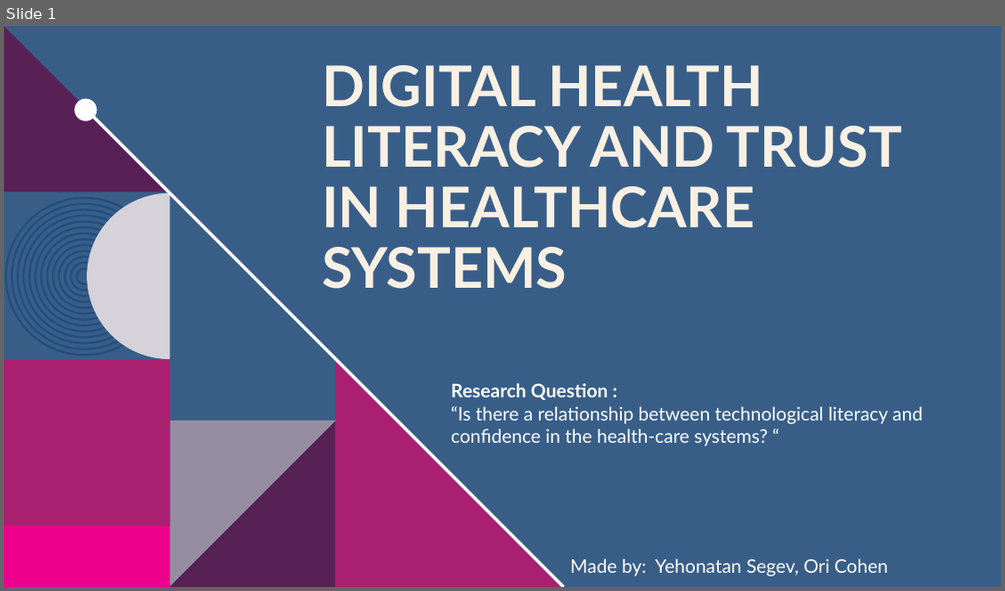
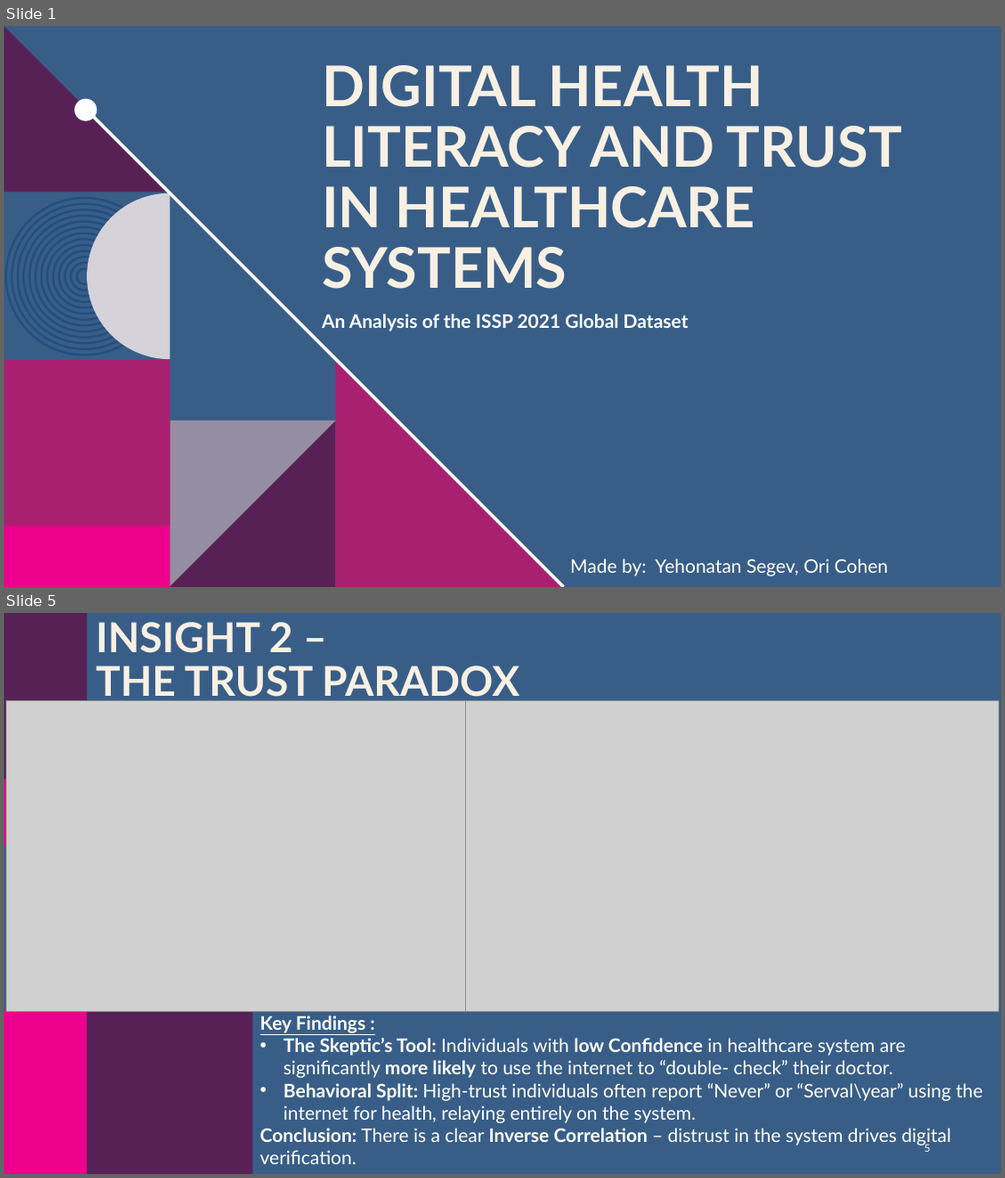
Before and after one commit to yonatanzxc123/ISSP-Health-Data-Analysis, a slide deck: Digital Health Literacy and Trust in Healthcare Systems.pptx. Shown one above the other, each under a label of ours: slide 1 before the commit, slides 1 and 5 after it; the slides between them are not shown. The pictures are 1005x591 and 1005x1178 pixels, drawn with LibreOffice and Linux fonts; fonts in the diff are those of the drawing; grey boxes stand for pictures; background and template pictures are left out. Boxes give left, top, right and bottom in pixels: in the first picture for what was removed or moved away, otherwise in the second. Text is boxed around its words. In the diff, an @@ line names an element or a change of style, - is before the commit and + after.

```diff
--- a/Digital Health Literacy and Trust in Healthcare Systems.pptx
+++ b/Digital Health Literacy and Trust in Healthcare Systems.pptx
@@ slide 5 added at bbox=[4, 613, 1001, 1174], background #385E88 @@
@@ title added at bbox=[96, 622, 519, 704], 39.6 pt, text #F8F0E3, bold @@
+INSIGHT 2 –
+THE TRUST PARADOX
@@ picture added at bbox=[7, 700, 466, 1011] @@
@@ picture added at bbox=[465, 700, 998, 1011] @@
@@ group added at bbox=[4, 613, 87, 1174]: 4 rectangles @@
@@ freeform shape added at bbox=[87, 844, 253, 1011], fill #AA2070 @@
@@ rectangle added at bbox=[87, 1011, 253, 1174], fill #582156 @@
@@ text added at bbox=[260, 1015, 982, 1164], 18 pt, text #FFFFFF @@
+Key Findings :
+• The Skeptic’s Tool: Individuals with low Confidence in healthcare system are significantly more likely to use the internet to “double- check” their doctor.
+• Behavioral Split: High-trust individuals often report “Never” or “Serval\year” using the internet for health, relaying entirely on the system.
+Conclusion: There is a clear Inverse Correlation – distrust in the system drives digital verification.
@@ page number added at bbox=[924, 1143, 930, 1151], 10 pt, text #FFFFFF @@
+5
@@ slide 1 changed as well @@
@@ text at bbox=[322, 313, 688, 331]: text changed; bold on @@
-Research Question :
-“Is there a relationship between technological literacy and confidence in the health-care systems? “
+An Analysis of the ISSP 2021 Global Dataset
```
Also in this commit, not shown: 7 other slides added, 4 slides removed, 1 other file.
